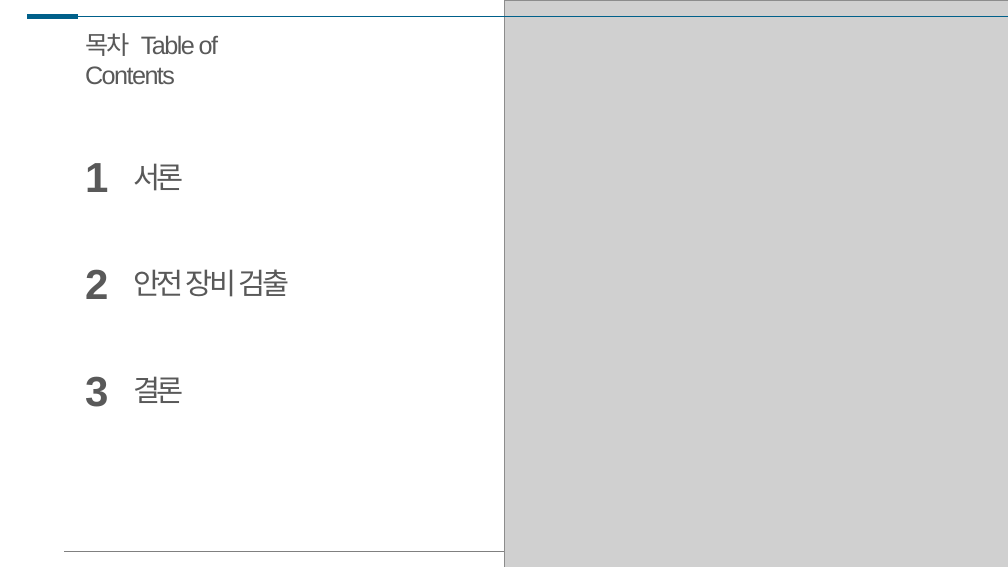
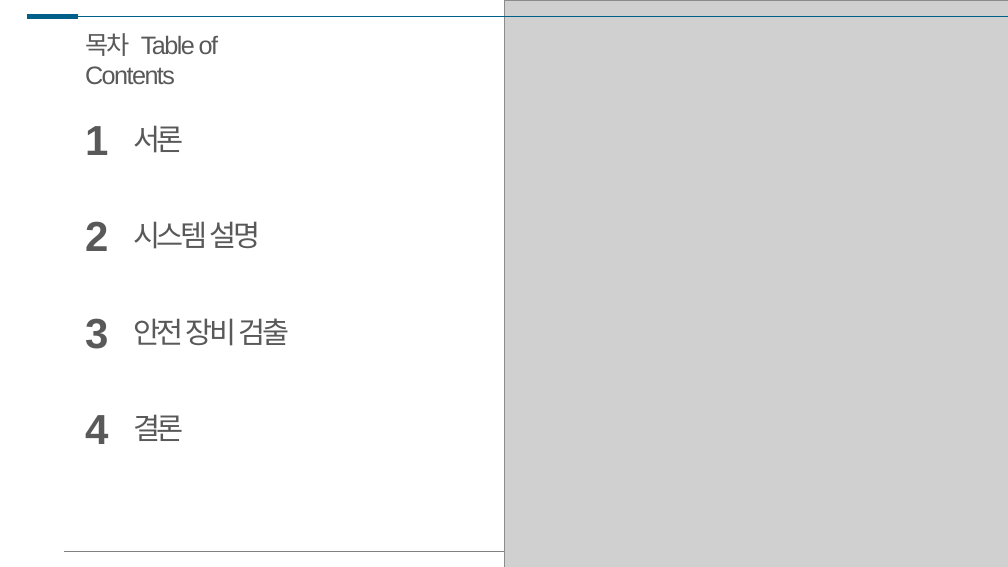
Before and after one commit to JaeHyung-Jung/UNDERDOG, a slide deck: slide 2 of 12주차/발표자료-1.pptx. Drawn at 1008x567 pixels with LibreOffice and Linux fonts; fonts in the diff are those of the drawing; grey boxes stand for pictures. Boxes give left, top, right and bottom in pixels: in the first picture for what was removed or moved away, otherwise in the second. Text is boxed around its words. In the diff, an @@ line names an element or a change of style, - is before the commit and + after.

```diff
--- a/12주차/발표자료-1.pptx
+++ b/12주차/발표자료-1.pptx
@@ text "1": place and size @@
-text "1" at [85, 163, 108, 192]
+text "1" at [85, 126, 108, 155]
@@ text "서론": place and size @@
-text "서론" at [133, 163, 184, 191]
+text "서론" at [133, 125, 184, 153]
@@ text "2": place and size @@
-text "2" at [85, 269, 108, 299]
+text "2" at [85, 221, 108, 251]
@@ text added at [133, 221, 261, 249], 28 pt, text #595959 @@
+시스템 설명
@@ text "3": place and size @@
-text "3" at [85, 376, 108, 407]
+text "3" at [85, 318, 108, 349]
@@ text "안전 장비 검출": place and size @@
-text "안전 장비 검출" at [133, 269, 290, 297]
+text "안전 장비 검출" at [133, 318, 290, 346]
@@ text added at [85, 415, 108, 444], 40 pt, text #595959, bold @@
+4
@@ text "결론": place and size @@
-text "결론" at [133, 376, 184, 403]
+text "결론" at [133, 414, 184, 441]
```
Also in this commit, not shown: 8 other slides changed, 1 slide added, 15 slides removed.
